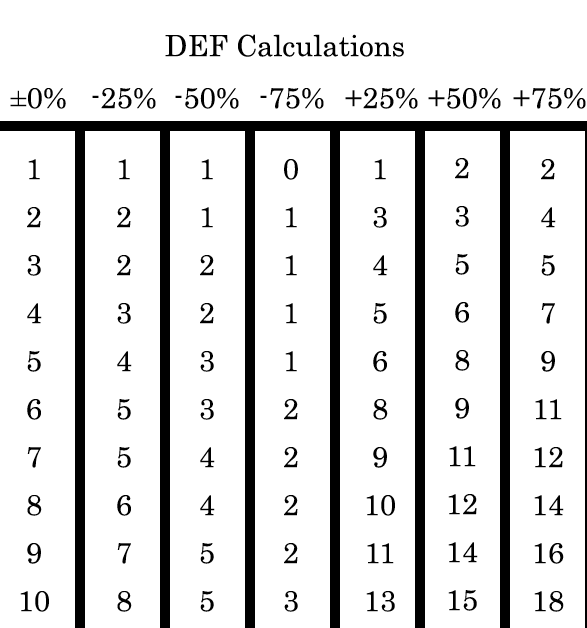
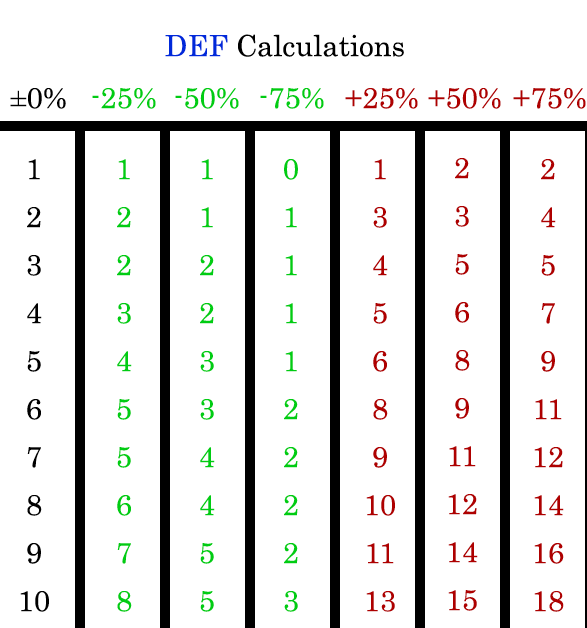
Layer changes from the first 587 × 628 image to the second:
painted on "+75% values" over [534, 159, 564, 612]
painted on "+50% values" over [448, 158, 478, 611]
painted on "+25% values" over [366, 159, 395, 612]
painted on "-75% values" over [284, 159, 298, 612]
painted on "-50% Values" over [200, 159, 215, 612]
painted on "-25% Values" over [117, 159, 132, 612]
painted on "+75%" over [513, 88, 586, 109]
painted on "+50%" over [428, 88, 501, 109]
painted on "+25%" over [345, 88, 418, 109]
painted on "-75%" over [260, 88, 324, 109]
painted on "-50%" over [175, 88, 239, 109]
painted on "-25%" over [92, 88, 156, 109]
painted on "DEF Calculations" over [165, 35, 350, 57]
